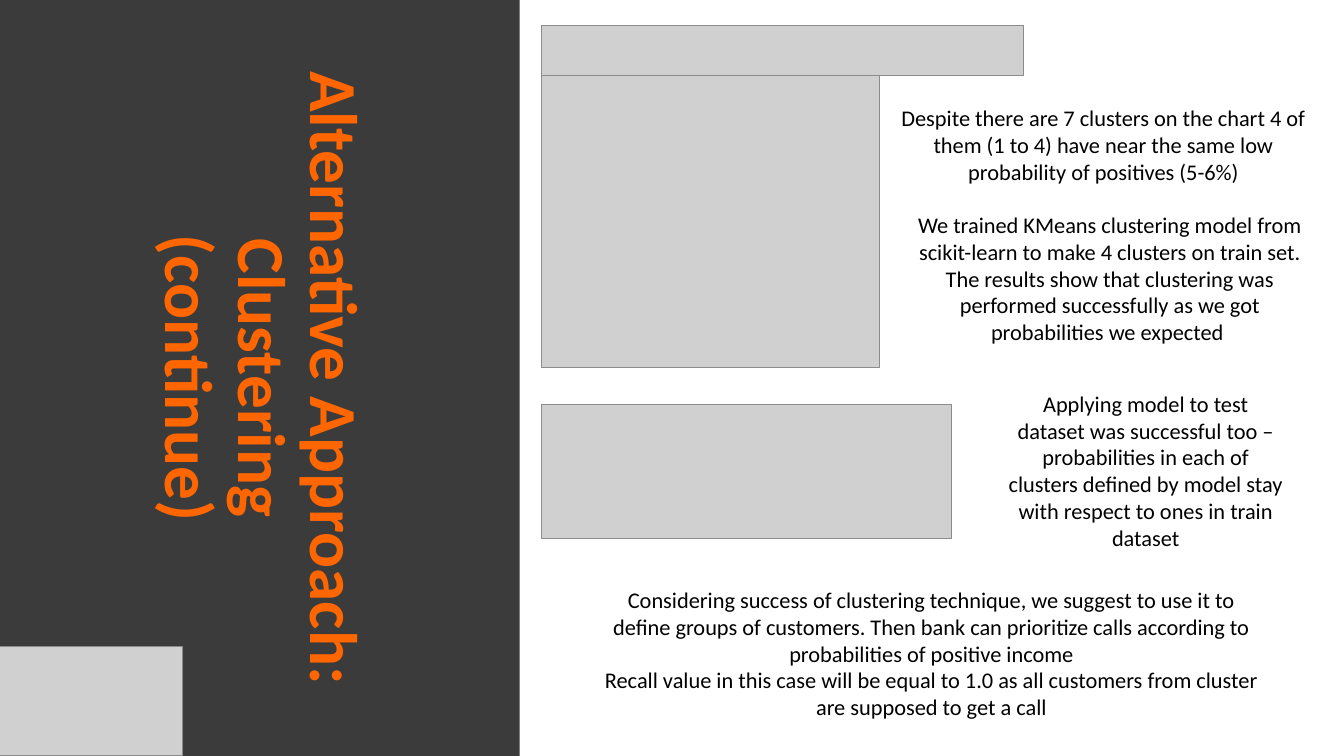
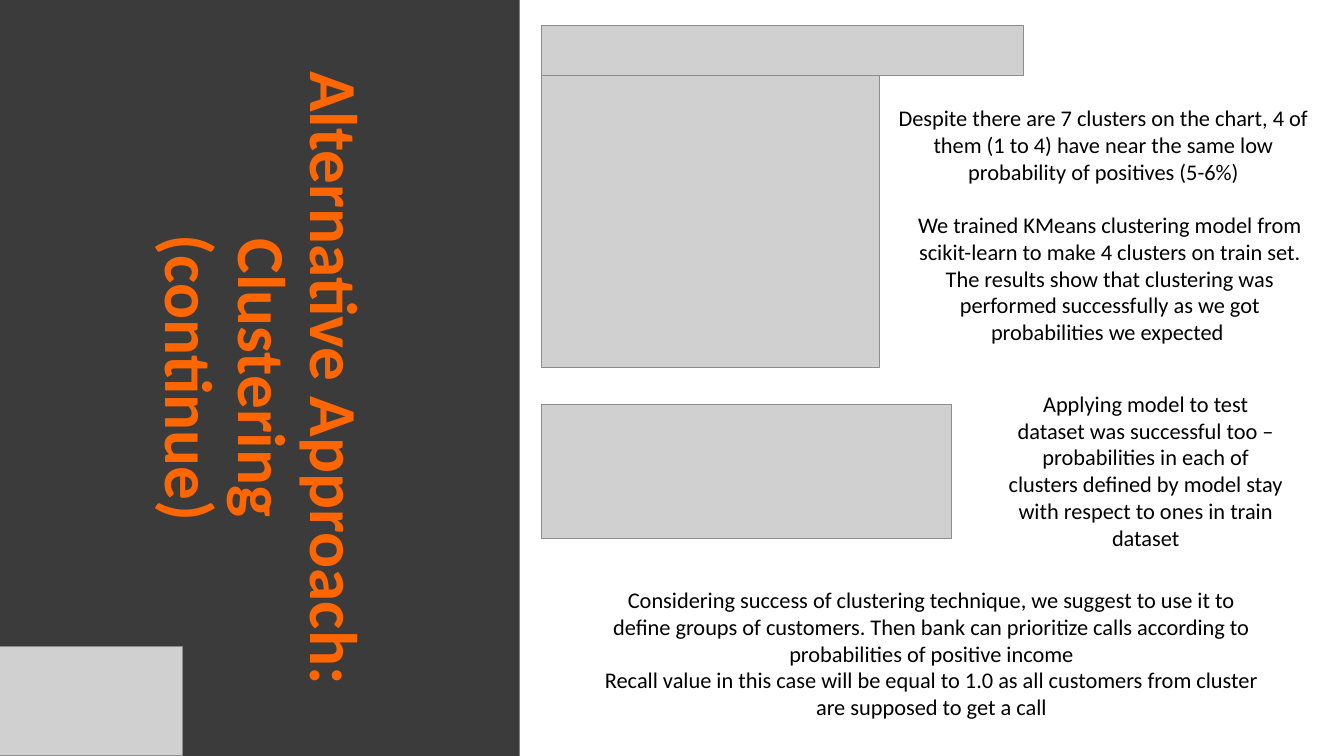
Before and after one commit to sharuhinda/bank_marketing_campaign, a slide deck: slide 11 of Week_13_Final_report.pptx (slide 10 before the commit). Drawn at 1344x756 pixels with LibreOffice and Linux fonts; fonts in the diff are those of the drawing; grey boxes stand for pictures. Boxes give left, top, right and bottom in pixels: in the first picture for what was removed or moved away, otherwise in the second. Text is boxed around its words. In the diff, an @@ line names an element or a change of style, - is before the commit and + after.

```diff
--- a/Week_13_Final_report.pptx
+++ b/Week_13_Final_report.pptx
@@ text at <box>899,110,1308,184</box>: text changed @@
-Despite there are 7 clusters on the chart 4 of them (1 to 4) have near the same low probability of positives (5-6%)
+Despite there are 7 clusters on the chart, 4 of them (1 to 4) have near the same low probability of positives (5-6%)
```
Also in this commit, not shown: 3 other slides changed, 1 slide added, 26 other files.
